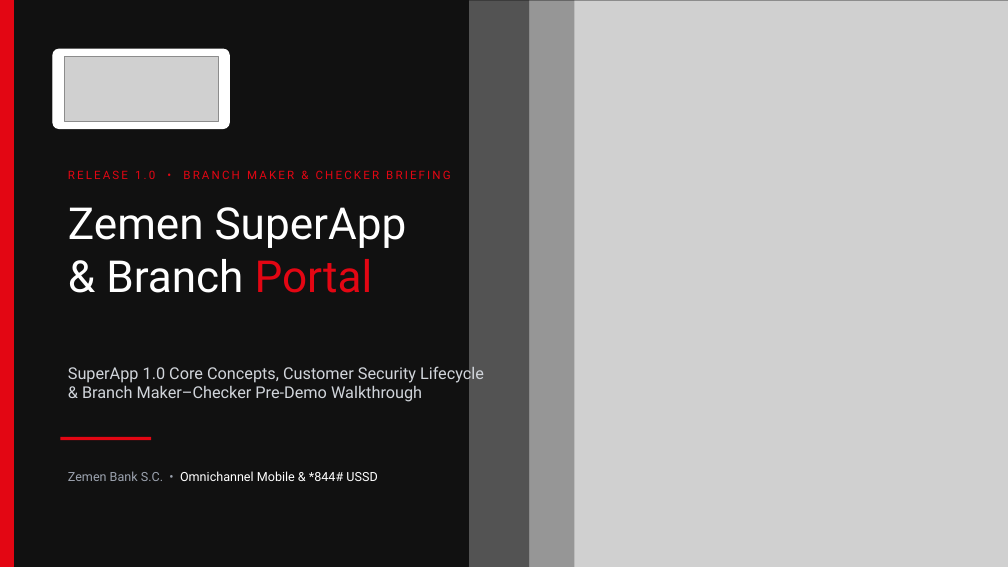
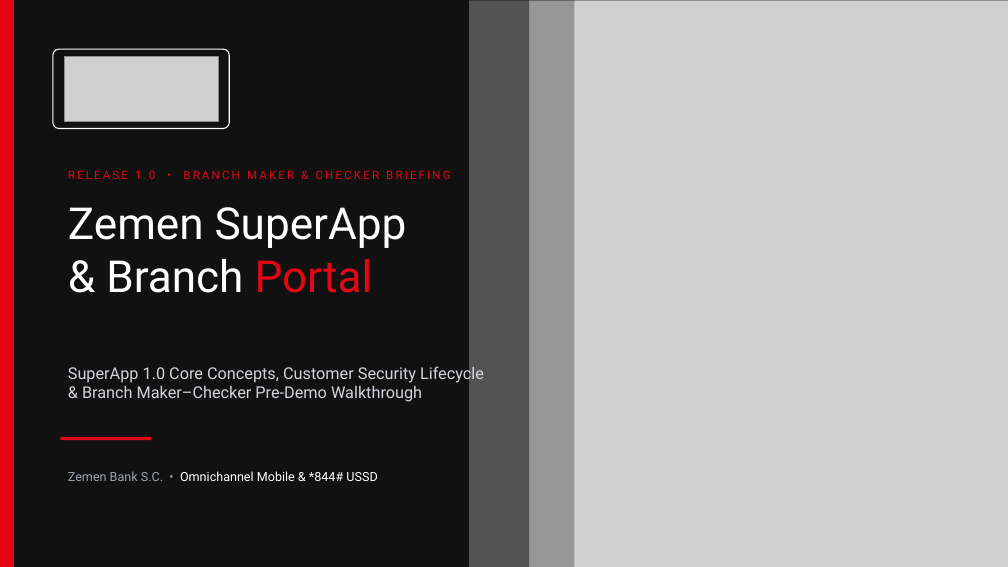
Before and after one commit to birukgetachew250-lgtm/zemen-bank-dashboard, a slide deck: slide 1 of public/Zemen_SuperApp_1.0_Branch_Demo_Presentation.pptx. Drawn at 1008x567 pixels with LibreOffice and Linux fonts; fonts in the diff are those of the drawing; grey boxes stand for pictures. Boxes give left, top, right and bottom in pixels: in the first picture for what was removed or moved away, otherwise in the second. Text is boxed around its words. In the diff, an @@ line names an element or a change of style, - is before the commit and + after.

```diff
--- a/public/Zemen_SuperApp_1.0_Branch_Demo_Presentation.pptx
+++ b/public/Zemen_SuperApp_1.0_Branch_Demo_Presentation.pptx
@@ rounded rectangle at bbox=[53, 49, 229, 129]: fill #FFFFFF to none @@
```
Also in this commit, not shown: 5 other slides changed, 8 other files.
